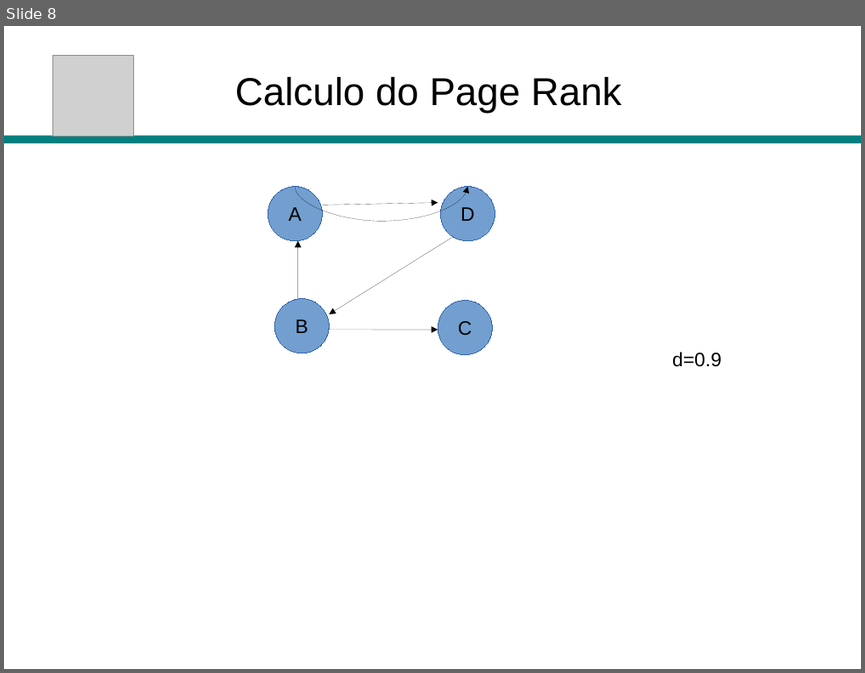
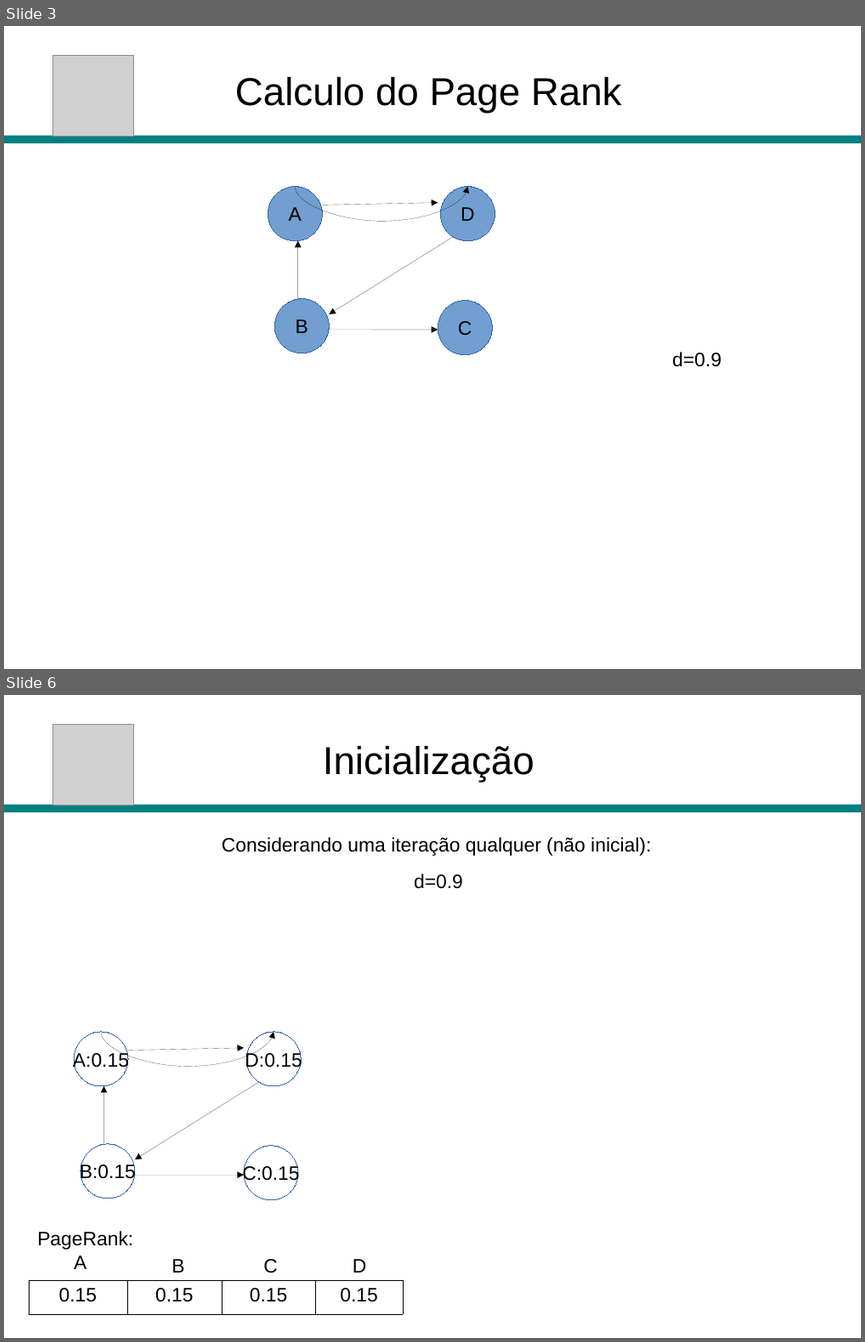
Before and after one commit to daniel-hasan/matematica-discreta, a slide deck: aula_coding_dojo_1.odp. Shown one above the other, each under a label of ours: slide 8 before the commit, slides 3 and 6 after it; the slides between them are not shown. The pictures are 865x673 and 865x1342 pixels, drawn with LibreOffice and Linux fonts; fonts in the diff are those of the drawing; grey boxes stand for pictures. Boxes give left, top, right and bottom in pixels: in the first picture for what was removed or moved away, otherwise in the second. Text is boxed around its words. In the diff, an @@ line names an element or a change of style, - is before the commit and + after.

```diff
--- a/aula_coding_dojo_1.odp
+++ b/aula_coding_dojo_1.odp
@@ slide 6 added at <box>4,695,861,1338</box>, background #FFFFFF @@
@@ picture added at <box>53,725,134,805</box> @@
@@ title added at <box>323,746,534,782</box>, 36 pt, text #000000 @@
+Inicialização
@@ line added from (4, 809) to (861, 809), #008080 7.2 pt @@
@@ text added at <box>222,837,651,856</box>, 18 pt, text #000000 @@
+Considerando uma iteração qualquer (não inicial):
@@ text added at <box>414,873,463,889</box>, 18 pt, text #000000 @@
+d=0.9
@@ ellipse added at <box>74,1032,128,1086</box>, fill #FFFFFF, outline #3465AF 0 pt, 18 pt, text #000000 @@
+A:0.15
@@ curved arrow added from (101, 1032) to (273, 1032), #000000 0 pt @@
@@ arrow added from (128, 1050) to (244, 1048), #000000 0 pt @@
@@ ellipse added at <box>246,1032,301,1086</box>, fill #FFFFFF, outline #3465AF 0 pt, 18 pt, text #000000 @@
+D:0.15
@@ arrow added from (103, 1144) to (103, 1086), #000000 0 pt @@
@@ arrow added from (259, 1082) to (135, 1159), #000000 0 pt @@
@@ ellipse added at <box>80,1144,135,1198</box>, fill #FFFFFF, outline #3465AF 0 pt, 18 pt, text #000000 @@
+B:0.15
@@ ellipse added at <box>244,1145,298,1200</box>, fill #FFFFFF, outline #3465AF 0 pt, 18 pt, text #000000 @@
+C:0.15
@@ arrow added from (135, 1174) to (244, 1174), #000000 0 pt @@
@@ text added at <box>37,1231,133,1249</box>, 18 pt, text #000000 @@
+PageRank:
@@ text added at <box>74,1255,86,1269</box>, 18 pt, text #000000 @@
+A
@@ table added at <box>28,1281,402,1315</box>, 1 rows, 4 columns @@
+0.15 | 0.15 | 0.15 | 0.15
@@ text added at <box>171,1259,184,1272</box>, 18 pt, text #000000 @@
+B
@@ text added at <box>263,1259,278,1273</box>, 18 pt, text #000000 @@
+C
@@ text added at <box>352,1259,367,1272</box>, 18 pt, text #000000 @@
+D
@@ what was slide 8 is now slide 3 @@
```
Also in this commit, not shown: 18 slides changed, 1 slide removed, 7 other files.
